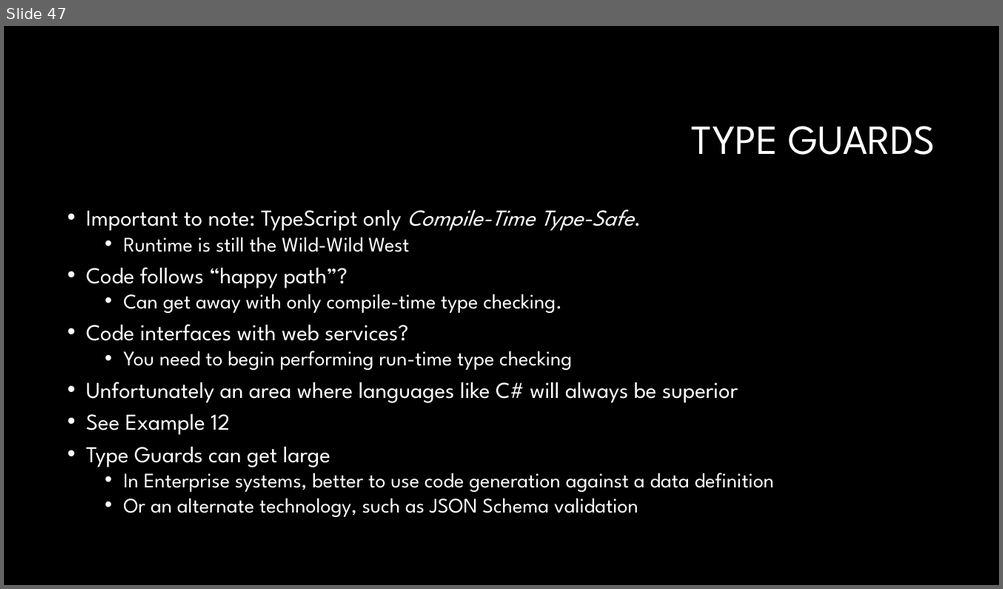
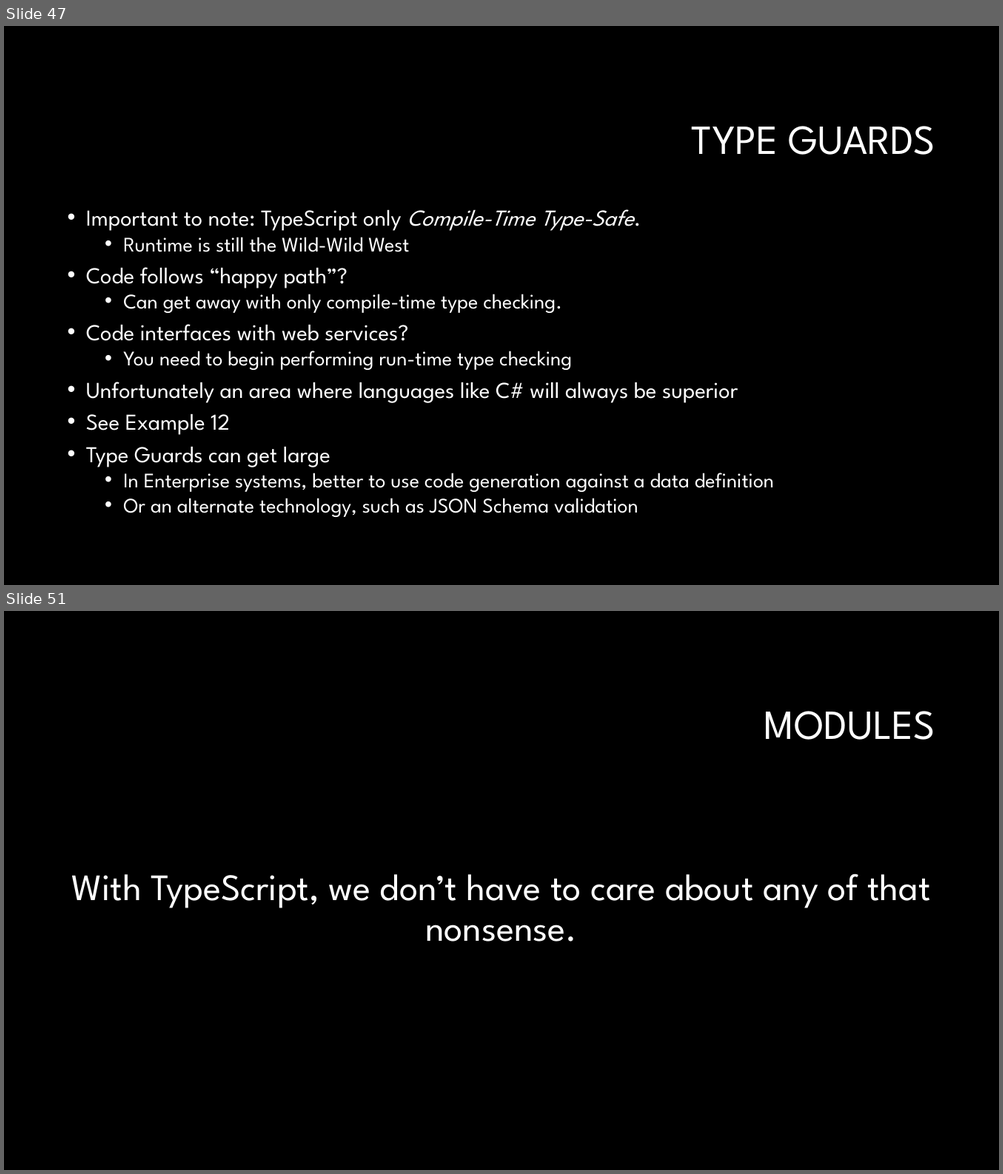
Before and after one commit to RonPenton/intro-to-typescript, a slide deck: Web development with Typescript.pptx. Shown one above the other, each under a label of ours: slide 47 before the commit, slides 47 and 51 after it; the slides between them are not shown. The pictures are 1003x589 and 1003x1174 pixels, drawn with LibreOffice and Linux fonts; fonts in the diff are those of the drawing; background and template pictures are left out. Boxes give left, top, right and bottom in pixels: in the first picture for what was removed or moved away, otherwise in the second. Text is boxed around its words. In the diff, an @@ line names an element or a change of style, - is before the commit and + after.

Commit message:
modules

```diff
--- a/Web development with Typescript.pptx
+++ b/Web development with Typescript.pptx
@@ slide 51 added at <box>4,611,999,1170</box>, background #000000 @@
@@ title added at <box>764,711,935,740</box>, 40 pt, text #FFFFFF @@
+MODULES
@@ text added at <box>71,874,930,942</box>, 36 pt, text #FFFFFF @@
+With TypeScript, we don’t have to care about any of that nonsense.
```
Also in this commit, not shown: 7 other slides added, 10 other files.
